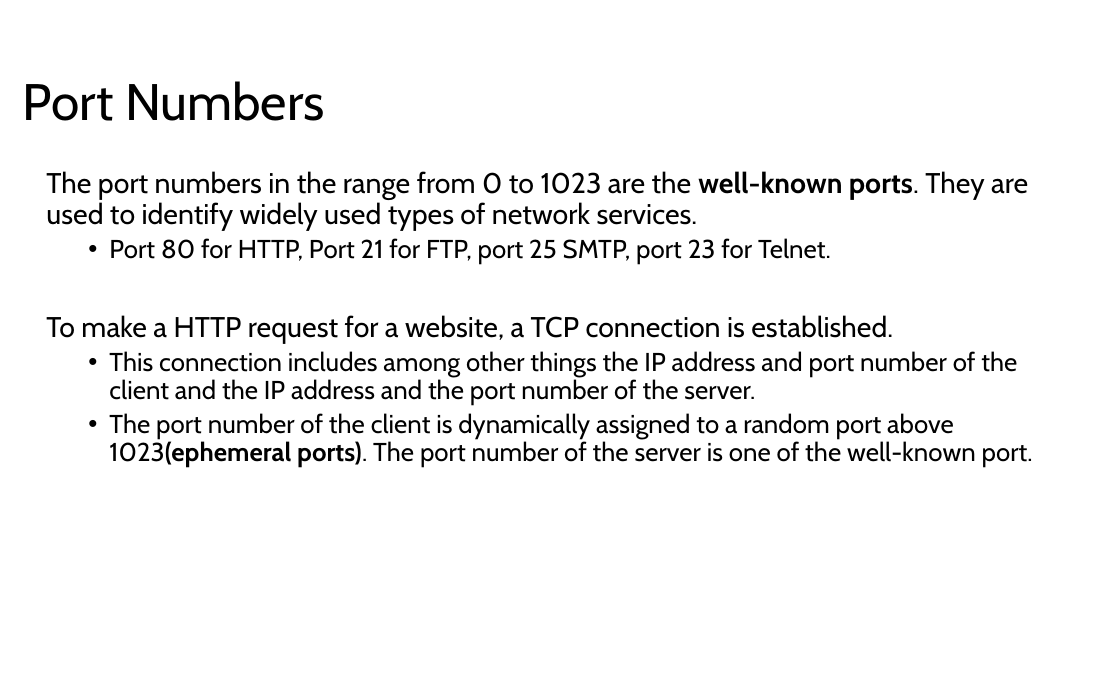
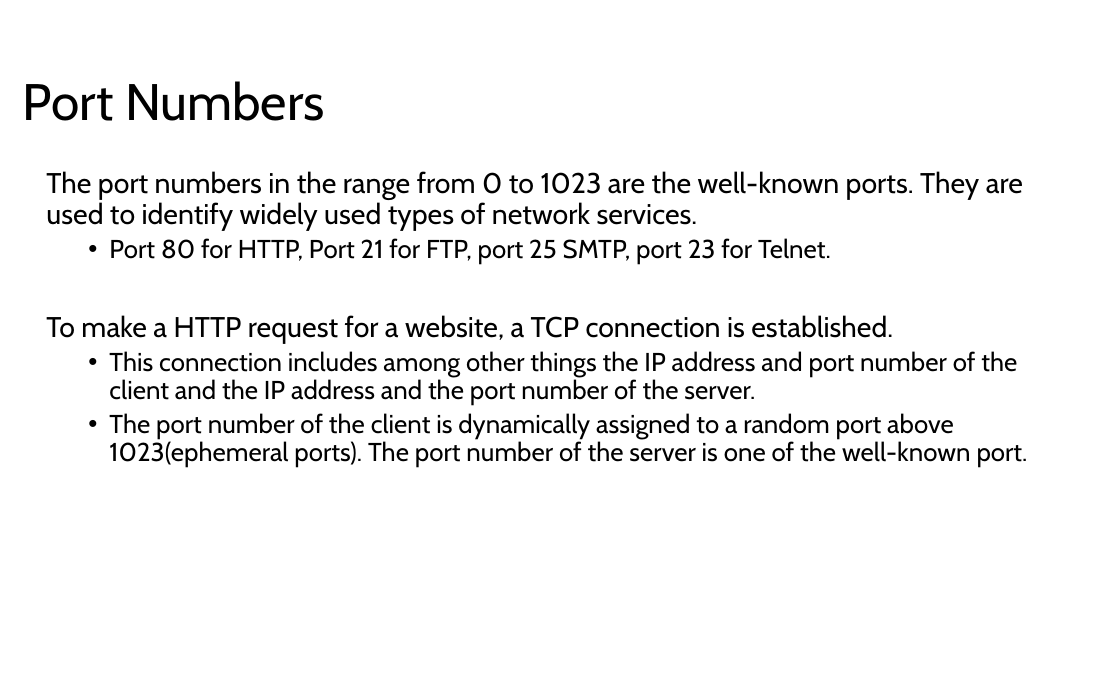
Before and after one commit to LongBaoNguyen/longbaonguyen.github.io, a slide deck: slide 27 of courses/apcsp/lect18.pptx. Drawn at 1120x700 pixels with LibreOffice and Linux fonts; fonts in the diff are those of the drawing. Boxes give left, top, right and bottom in pixels: in the first picture for what was removed or moved away, otherwise in the second. Text is boxed around its words. In the diff, an @@ line names an element or a change of style, - is before the commit and + after.

```diff
--- a/courses/apcsp/lect18.pptx
+++ b/courses/apcsp/lect18.pptx
@@ text at (x1=46, y1=171, x2=1028, y2=466): bold off in "well-known ports.", "1023(ephemeral ports)." @@
```
Also in this commit, not shown: 3 other slides changed, 1 slide removed, 5 other files.
